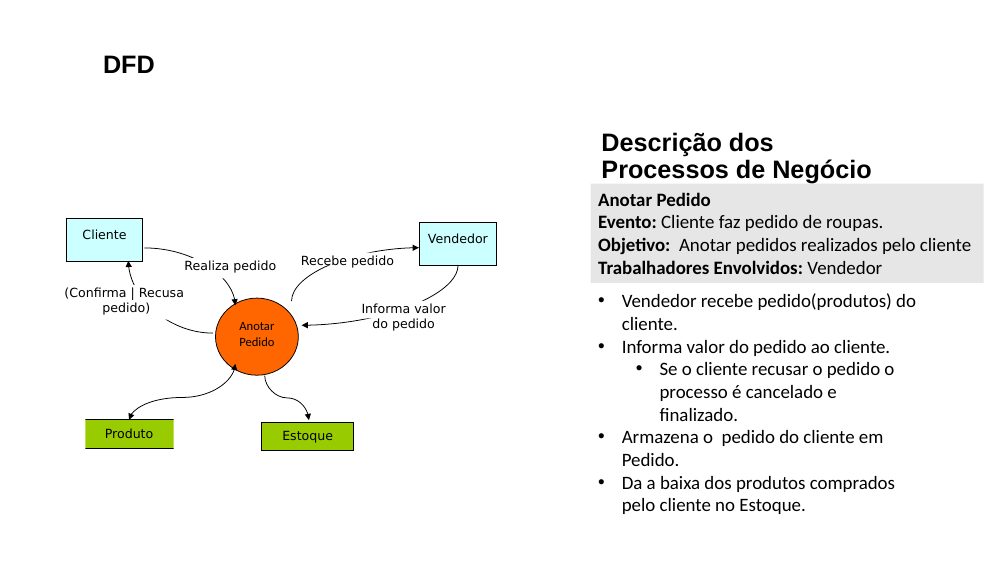
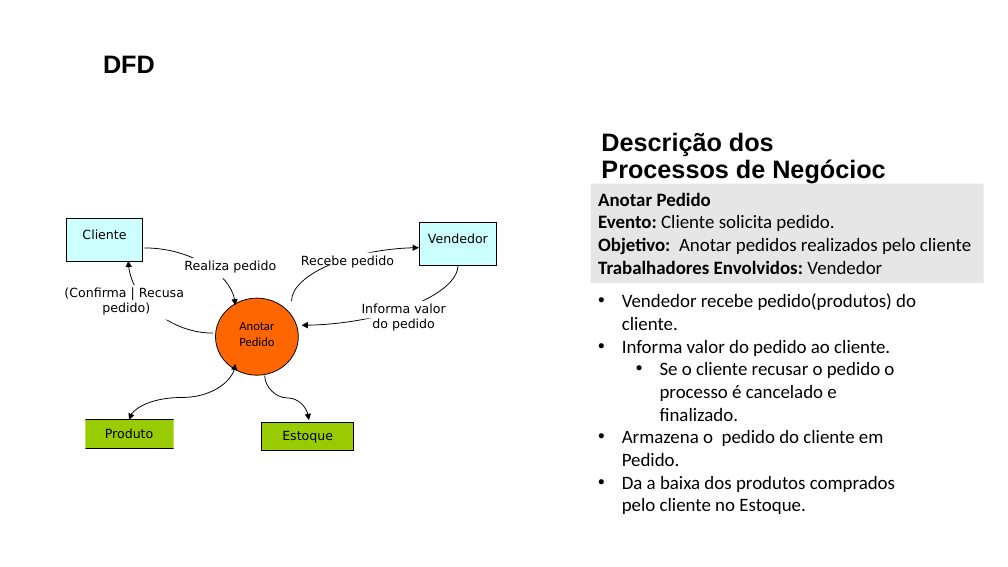
Before and after one commit to lucaskurata/Engenharia-de-Requisitos-Ericson, a slide deck: slide 3 of ACS/AC3/LucasKurata_AC03.pptx. Drawn at 1008x567 pixels with LibreOffice and Linux fonts; fonts in the diff are those of the drawing. Boxes give left, top, right and bottom in pixels: in the first picture for what was removed or moved away, otherwise in the second. Text is boxed around its words. In the diff, an @@ line names an element or a change of style, - is before the commit and + after.

```diff
--- a/ACS/AC3/LucasKurata_AC03.pptx
+++ b/ACS/AC3/LucasKurata_AC03.pptx
@@ title at [601,132,885,184]: text changed @@
-Descrição dos
-Processos de Negócio
+Descrição dos
+Processos de Negócioc
@@ text in rectangle at [598,215,834,231]: text changed @@
-Evento: Cliente faz pedido de roupas.
+Evento: Cliente solicita pedido.
```
Also in this commit, not shown: 2 other slides changed, 9 other files.
